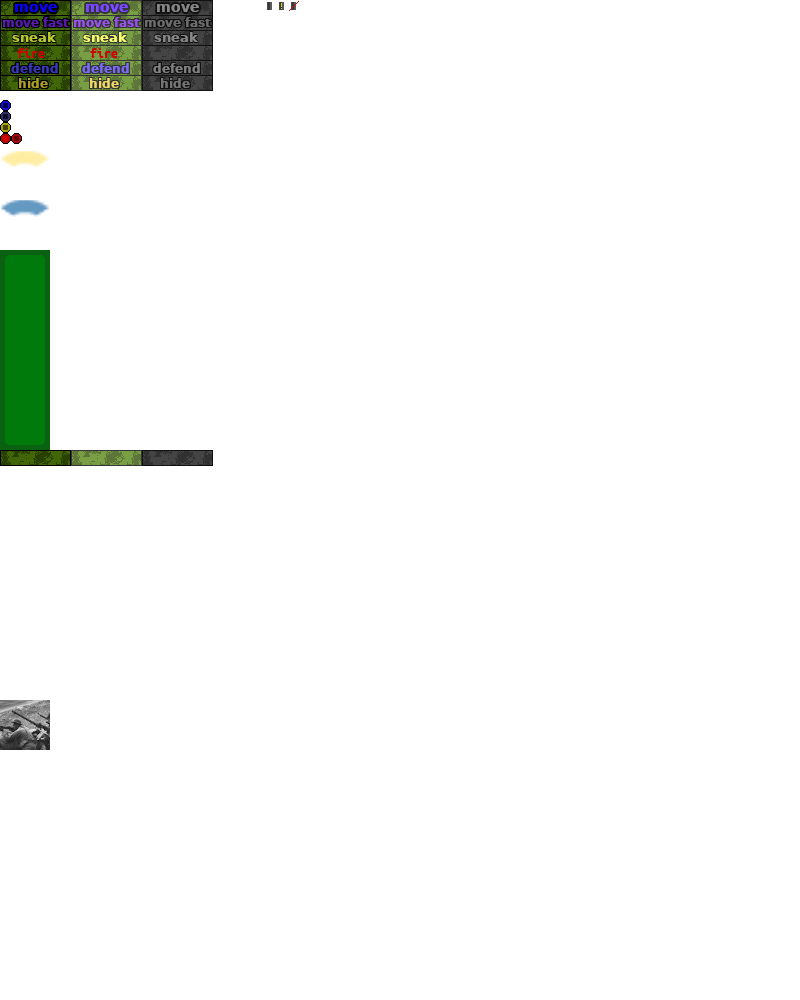
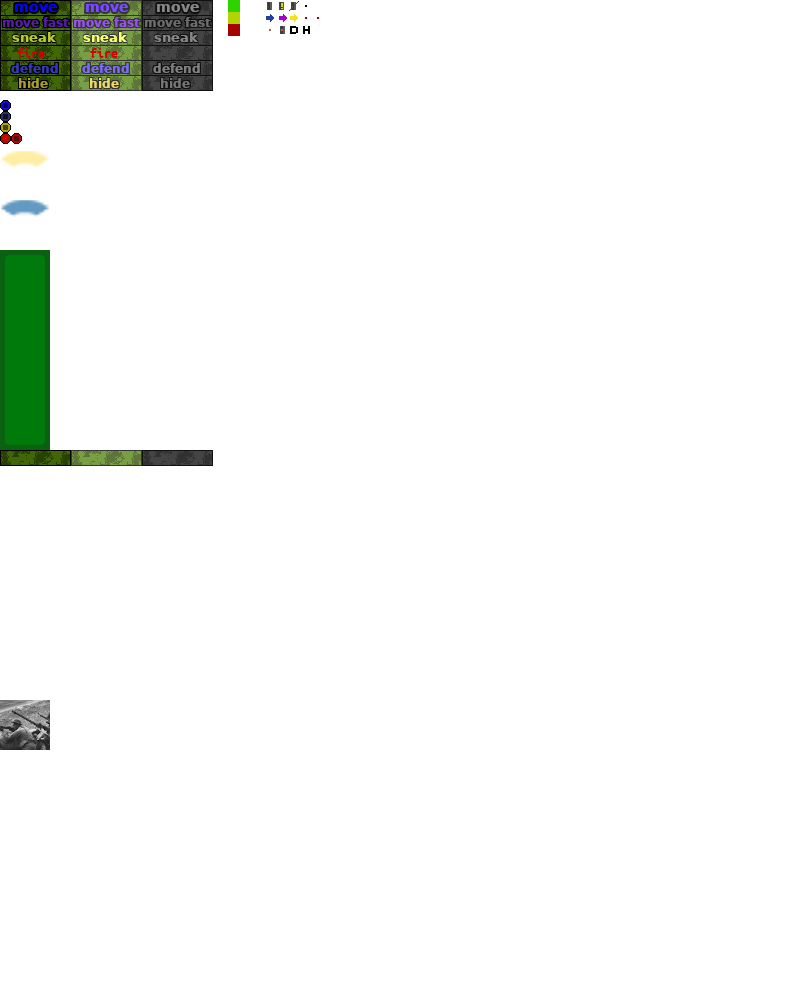
The second 800px x 1000px image is a revision of the first. Changes to its layers:
moved "hud #1" out of group "hud", painted on it over [228, 0, 319, 36]
moved "generic_button" out of group "buttons", painted on it over [228, 1, 298, 36]
